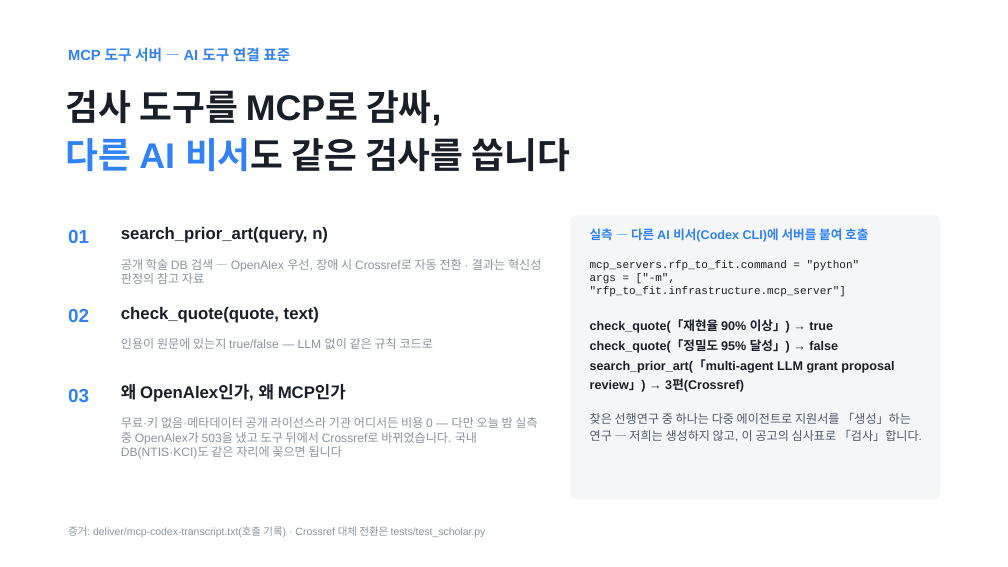
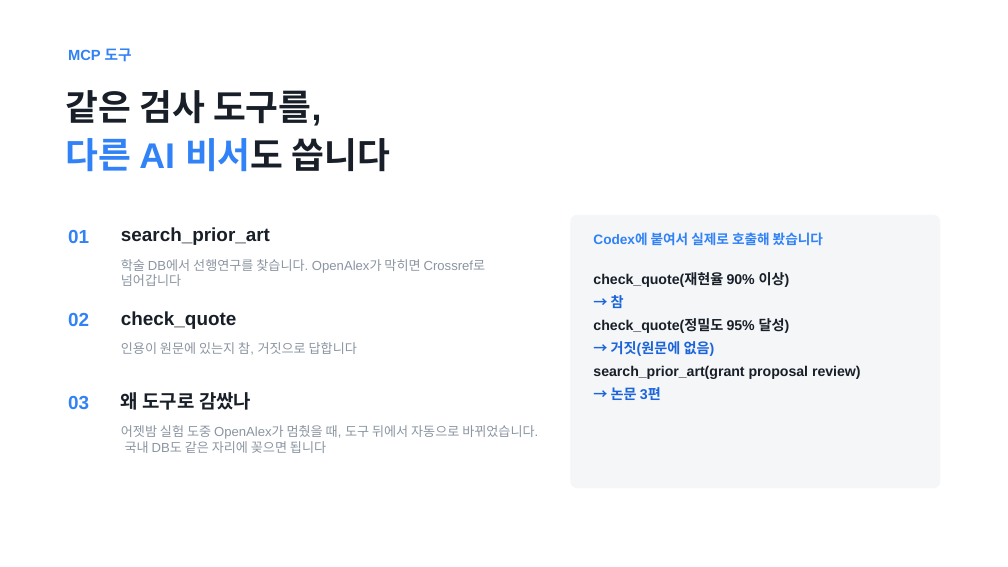
Before and after one commit to Ryugi62/rfp-to-fit, a slide deck: slide 8 of deliver/deck/RFP-to-Fit_루미아.pptx. Drawn at 1008x567 pixels with LibreOffice and Linux fonts; fonts in the diff are those of the drawing. Boxes give left, top, right and bottom in pixels: in the first picture for what was removed or moved away, otherwise in the second. Text is boxed around its words. In the diff, an @@ line names an element or a change of style, - is before the commit and + after.

```diff
--- a/deliver/deck/RFP-to-Fit_루미아.pptx
+++ b/deliver/deck/RFP-to-Fit_루미아.pptx
@@ text at box(68, 48, 132, 62): text changed @@
-MCP 도구 서버 — AI 도구 연결 표준
+MCP 도구
@@ text at box(66, 90, 390, 172): text changed @@
-검사 도구를 MCP로 감싸,
-다른 AI 비서도 같은 검사를 씁니다
+같은 검사 도구를,
+다른 AI 비서도 씁니다
@@ text at box(121, 227, 270, 245): text changed; size 16 to 18 pt @@
-search_prior_art(query, n)
+search_prior_art
@@ rounded rectangle: place and size @@
-rounded rectangle at box(571, 216, 940, 499)
+rounded rectangle at box(571, 216, 940, 488)
@@ rounded rectangle at box(571, 216, 940, 488): proportions changed @@
@@ text at box(593, 232, 823, 246): text changed; size 12 to 13 pt @@
-실측 — 다른 AI 비서(Codex CLI)에 서버를 붙여 호출
+Codex에 붙여서 실제로 호출해 봤습니다
@@ text at box(121, 259, 486, 286): text changed; size 11.5 to 12.5 pt @@
-공개 학술 DB 검색 — OpenAlex 우선, 장애 시 Crossref로 자동 전환 · 결과는 혁신성 판정의 참고 자료
+학술 DB에서 선행연구를 찾습니다. OpenAlex가 막히면 Crossref로 넘어갑니다
@@ text removed at box(590, 260, 860, 297) @@
-mcp_servers.rfp_to_fit.command = "python"
-args = ["-m", "rfp_to_fit.infrastructure.mcp_server"]
@@ text at box(593, 272, 861, 402): text changed; size 12 to 13.5 pt @@
-check_quote(「재현율 90% 이상」) → true
-check_quote(「정밀도 95% 달성」) → false
-search_prior_art(「multi-agent LLM grant proposal review」) → 3편(Crossref)
+check_quote(재현율 90% 이상)
+→ 참
+check_quote(정밀도 95% 달성)
+→ 거짓(원문에 없음)
+search_prior_art(grant proposal review)
+→ 논문 3편
@@ text "02": place and size @@
-text "02" at box(68, 309, 89, 322)
+text "02" at box(68, 313, 89, 326)
@@ text at box(121, 311, 236, 329): text changed; size 16 to 18 pt @@
-check_quote(quote, text)
+check_quote
@@ text at box(121, 342, 357, 354): text changed; size 11.5 to 12.5 pt @@
-인용이 원문에 있는지 true/false — LLM 없이 같은 규칙 코드로
+인용이 원문에 있는지 참, 거짓으로 답합니다
@@ text "03": place and size @@
-text "03" at box(68, 389, 89, 402)
+text "03" at box(68, 396, 89, 409)
@@ text at box(121, 392, 251, 410): text changed; size 16 to 18 pt @@
-왜 OpenAlex인가, 왜 MCP인가
+왜 도구로 감쌌나
@@ text removed at box(590, 413, 922, 442) @@
-찾은 선행연구 중 하나는 다중 에이전트로 지원서를 「생성」하는 연구 — 저희는 생성하지 않고, 이 공고의 심사표로 「검사」합니다.
@@ text at box(121, 425, 538, 453): text changed; size 11.5 to 12.5 pt @@
-무료·키 없음·메타데이터 공개 라이선스라 기관 어디서든 비용 0 — 다만 오늘 밤 실측 중 OpenAlex가 503을 냈고 도구 뒤에서 Crossref로 바뀌었습니다. 국내 DB(NTIS·KCI)도 같은 자리에 꽂으면 됩니다
+어젯밤 실험 도중 OpenAlex가 멈췄을 때, 도구 뒤에서 자동으로 바뀌었습니다. 국내 DB도 같은 자리에 꽂으면 됩니다
@@ text removed at box(68, 526, 486, 537) @@
-증거: deliver/mcp-codex-transcript.txt(호출 기록) · Crossref 대체 전환은 tests/test_scholar.py
```
Also in this commit, not shown: 11 other slides changed, 1 slide added, 1 slide removed, 23 other files.
